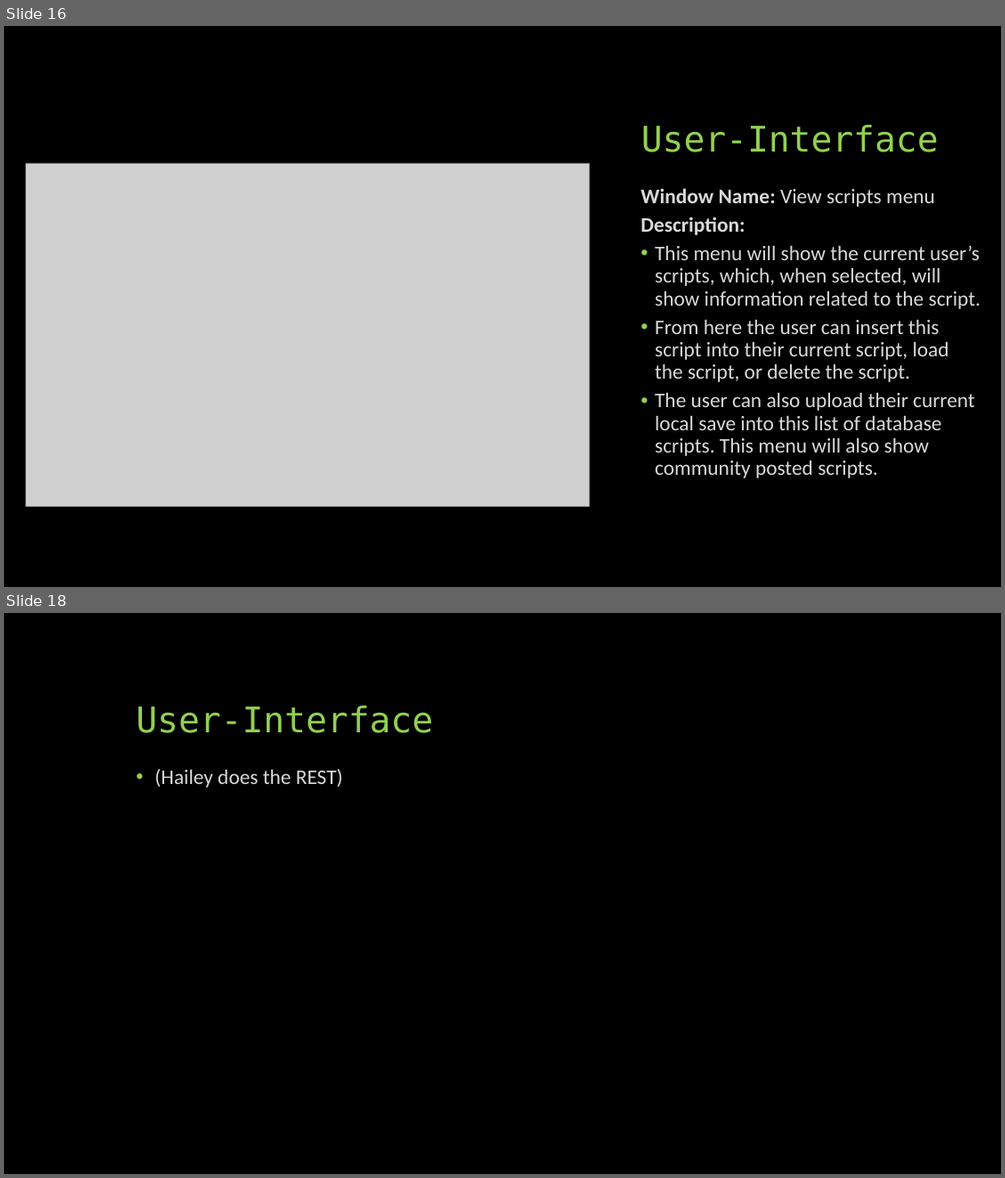
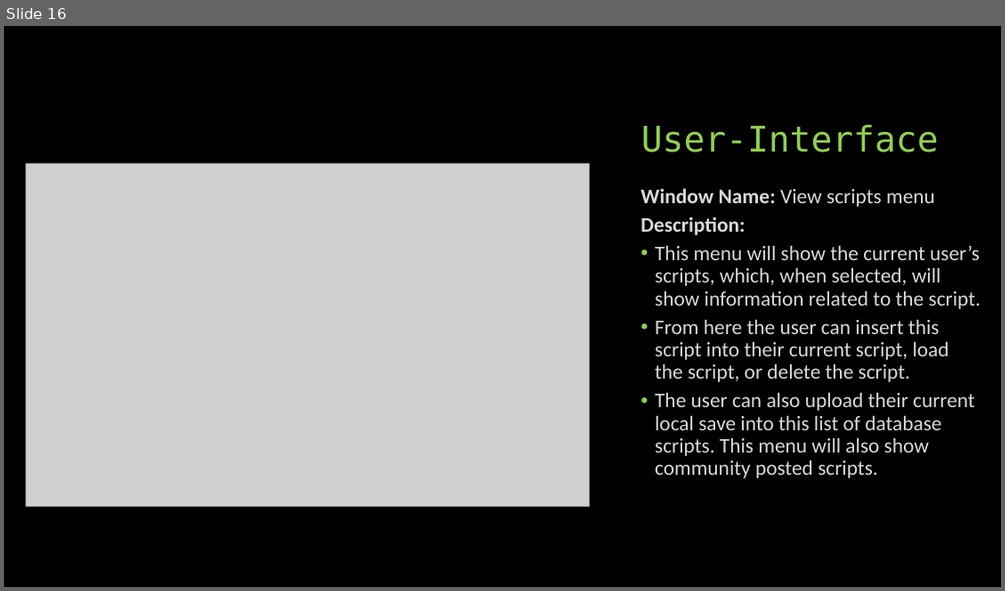
Before and after one commit to CS341-Group-2/sprint-1-presentation, a slide deck: Group 2 Introductory Presentation.pptx. Shown one above the other, each under a label of ours: slides 16 and 18 before the commit, slide 16 after it; the slides between them are not shown. The pictures are 1005x1178 and 1005x591 pixels, drawn with LibreOffice and Linux fonts; fonts in the diff are those of the drawing; grey boxes stand for pictures. Boxes give left, top, right and bottom in pixels: in the first picture for what was removed or moved away, otherwise in the second. Text is boxed around its words. In the diff, an @@ line names an element or a change of style, - is before the commit and + after.

Commit message:
Update Group 2 Introductory Presentation.pptx
Added second half of the user interface slides.

```diff
--- a/Group 2 Introductory Presentation.pptx
+++ b/Group 2 Introductory Presentation.pptx
@@ slide 18 removed at (x1=4, y1=613, x2=1001, y2=1174), background #000000 @@
@@ title removed at (x1=136, y1=706, x2=433, y2=733) @@
-User-Interface
@@ text removed at (x1=154, y1=769, x2=343, y2=787) @@
-• (Hailey does the REST)
```
Also in this commit, not shown: 5 slides added, 1 other slide removed.
